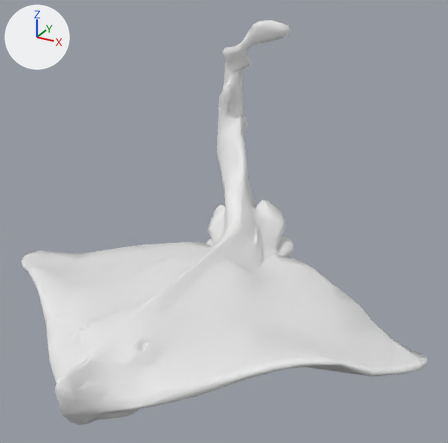
One commit to the FBX model Assets/_Game/Reef/Source/WhiteSkate.fbx: the scene before it, then after it.
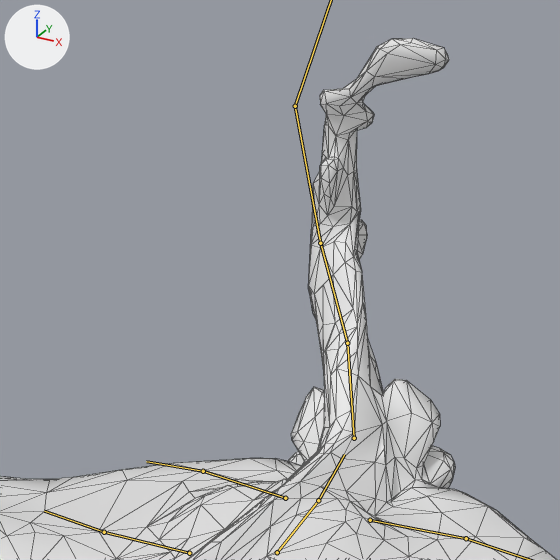
There are two pictures of each version: one whole from a 50 mm camera at (0.76, -4.05, 2.61) aimed at (-1.41, -0.1, 0.64), one close up on the part from 12% to 78% of the width and 0% to 67% of the height. The axes (+X, +Y, +Z) are drawn at upper left. The lights are the same throughout. The last two pictures show the newer version. Both versions are drawn at frame 8 of the action 'Armature.001|HeldStruggle'; the numbers are the values there. The bones that change, and the others that lie on the model, are drawn over the model as lines in the close-ups. The close-ups show mesh edges as thin lines.

Objects in the first close-up: 'geometry_0.002'.
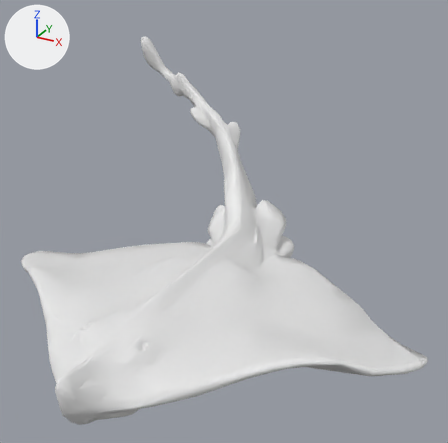
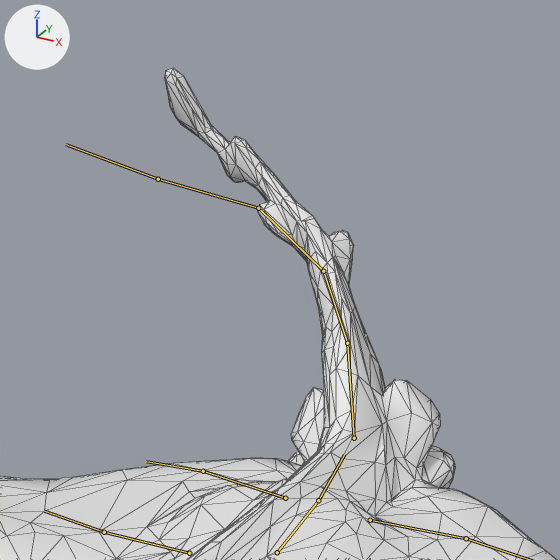
What differs and where, as boxes (x1, y1, x2, y2) in the close-ups (560 x 560 px):
'geometry_0.002', posed
    before: (0, 38, 557, 560)
    after: (0, 68, 557, 560)
bone 'Bone.005', root to tip
    before: (347, 343) to (320, 243)
    after: (347, 343) to (323, 271)
bone 'Bone.006', root to tip
    before: (320, 243) to (295, 106)
    after: (323, 271) to (258, 208)

The change in detail:
Bone 'Bone.005' (bone_bone_005) turns from (10, 43, -10) to (12, 5, 8) degrees about its own x, y and z.
Bone 'Bone.006' (bone_bone_006) turns from (22, 34, -22) to (20, 7, 2) degrees about its own x, y and z.
Bone 'Bone.007' (bone_bone_007) turns from (29, 9, -36) to (23, 3, 7) degrees about its own x, y and z.
Bone 'Bone.008' (bone_bone_008) turns from (42, 27, 6) to (0, 0, -4) degrees about its own x, y and z.
